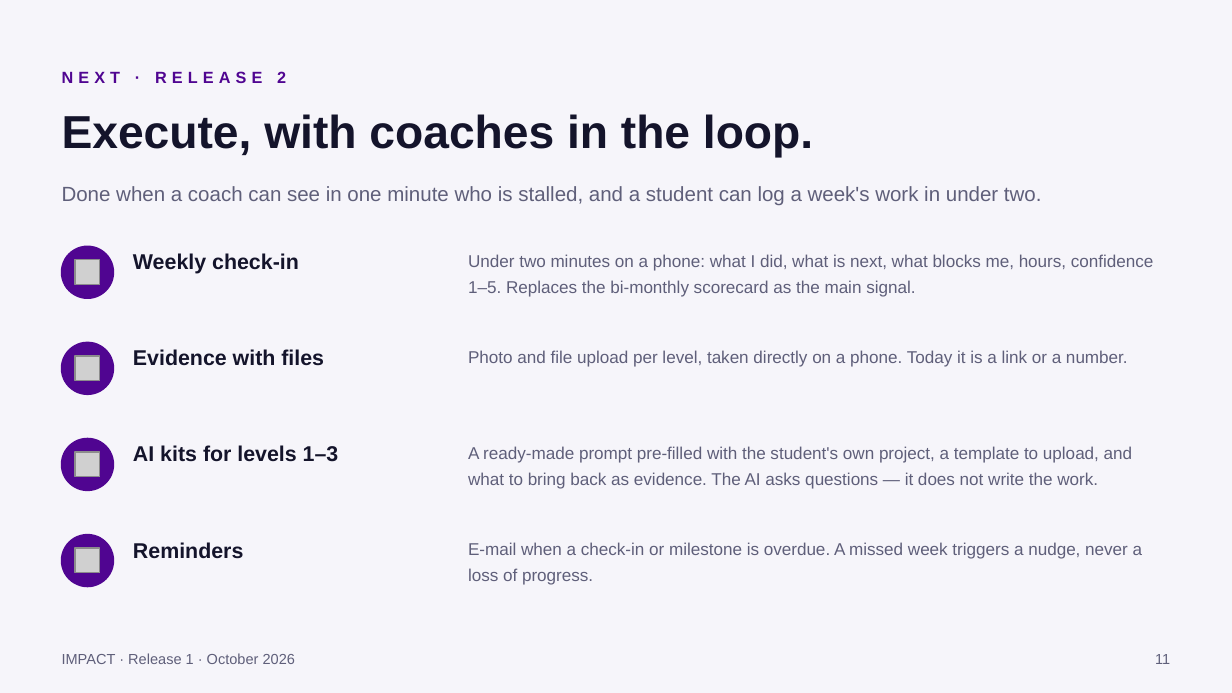
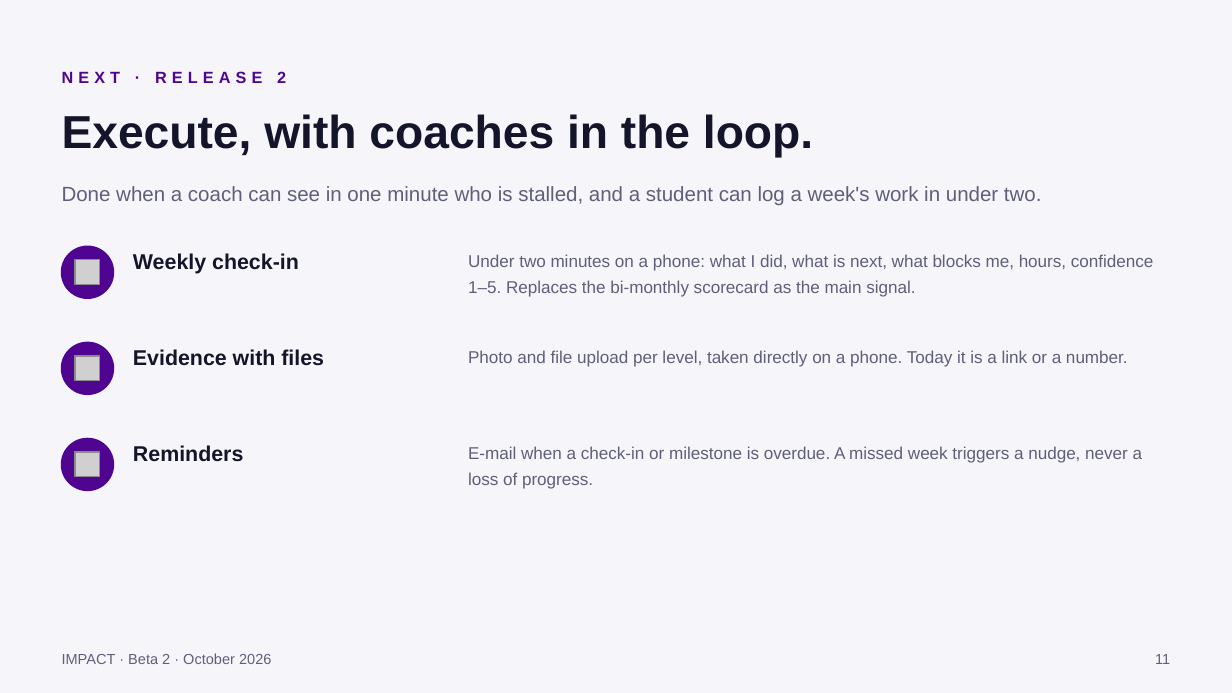
Before and after one commit to alexandermalinsky-brutal-guet-ag/eastwood-impact-lms, a slide deck: slide 10 of docs/IMPACT-Release-1-Demo.pptx (slide 11 before the commit). Drawn at 1232x693 pixels with LibreOffice and Linux fonts; fonts in the diff are those of the drawing; grey boxes stand for pictures. Boxes give left, top, right and bottom in pixels: in the first picture for what was removed or moved away, otherwise in the second. Text is boxed around its words. In the diff, an @@ line names an element or a change of style, - is before the commit and + after.

```diff
--- a/docs/IMPACT-Release-1-Demo.pptx
+++ b/docs/IMPACT-Release-1-Demo.pptx
@@ text "Reminders": place and size @@
-text "Reminders" at (133, 542, 243, 559)
+text "Reminders" at (133, 445, 243, 462)
@@ text removed at (133, 445, 339, 462) @@
-AI kits for levels 1–3
@@ text "E-mail when a check-in or ...": place and size @@
-text "E-mail when a check-in or ..." at (468, 542, 1143, 585)
+text "E-mail when a check-in or ..." at (468, 446, 1143, 489)
@@ text removed at (468, 446, 1133, 489) @@
-A ready-made prompt pre-filled with the student's own project, a template to upload, and what to bring back as evidence. The AI asks questions — it does not write the work.
@@ ellipse removed at (62, 535, 113, 586) @@
@@ picture removed at (75, 548, 100, 573) @@
@@ text at (62, 653, 271, 664): text changed @@
-IMPACT · Release 1 · October 2026
+IMPACT · Beta 2 · October 2026
```
Also in this commit, not shown: 12 other slides changed, 2 slides added, 1 slide removed.
